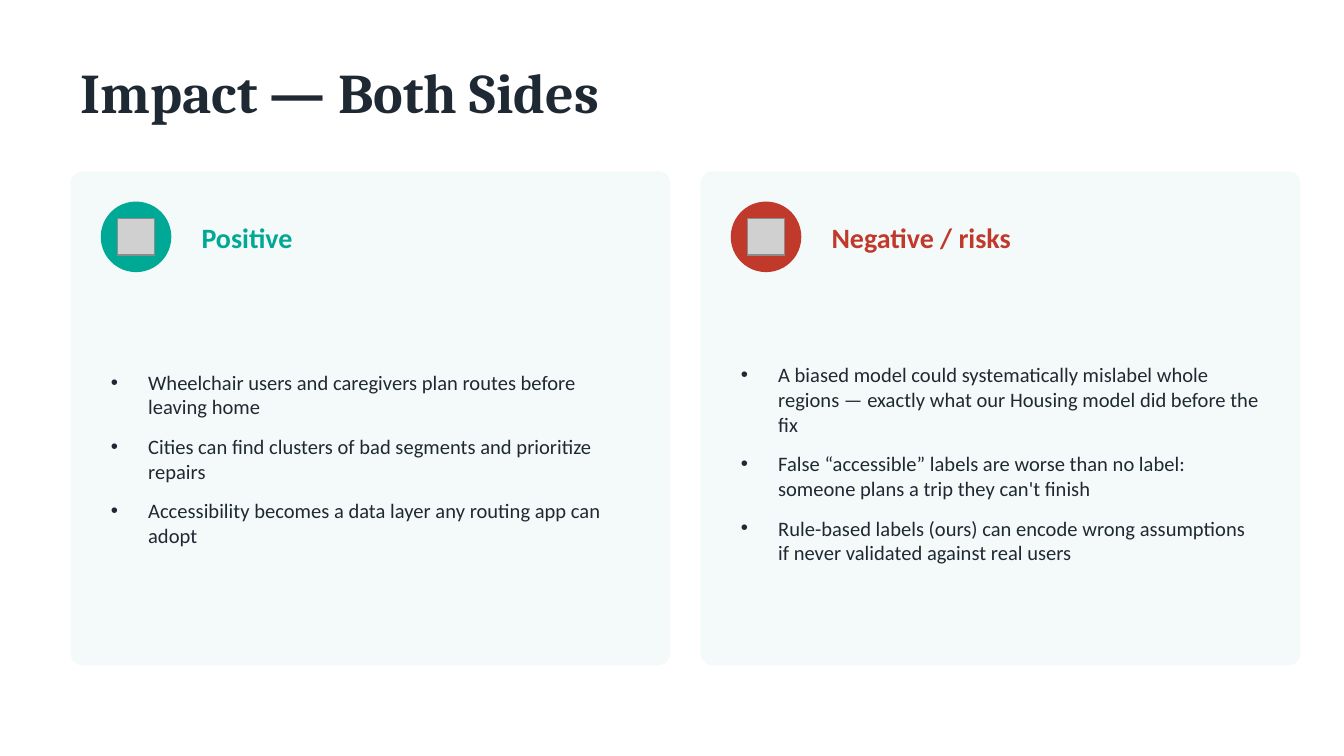
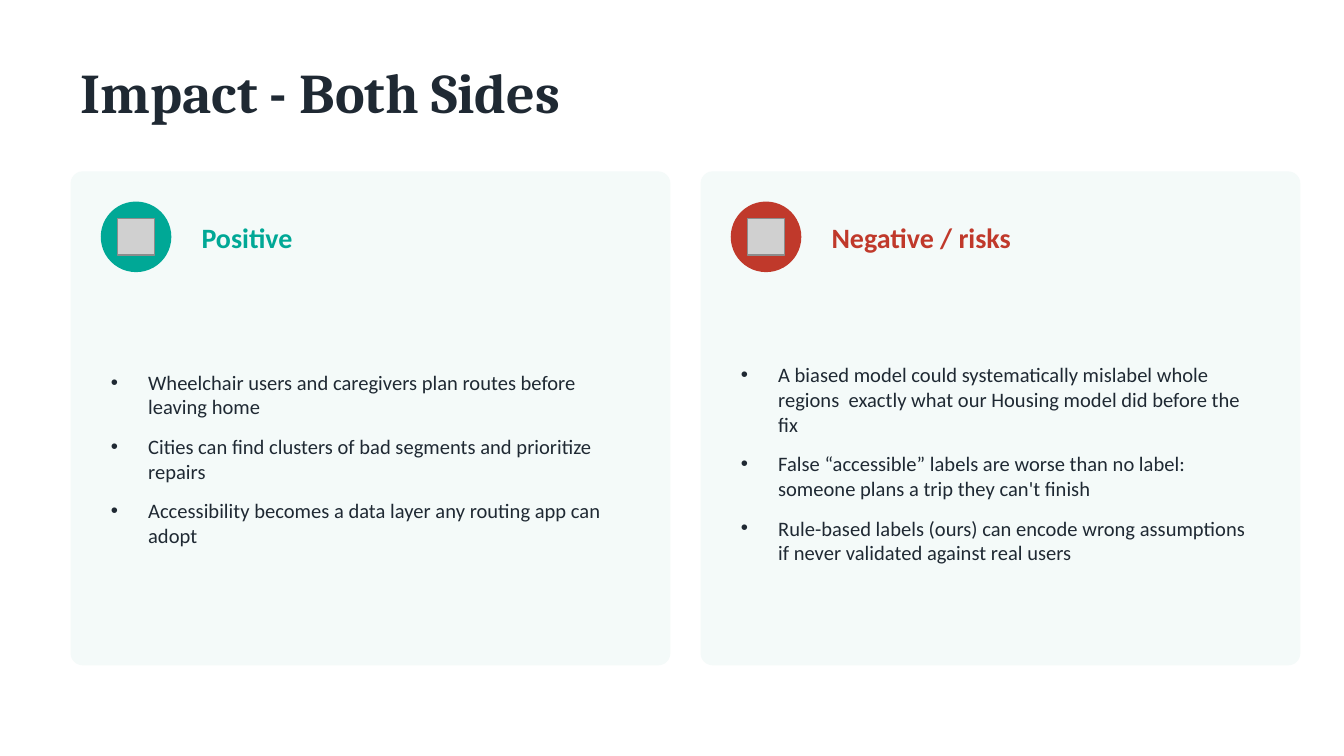
Before and after one commit to zhang-systems/ai4all-accessmap, a slide deck: slide 13 of reports/AccessMap_Final_Presentation.pptx. Drawn at 1344x756 pixels with LibreOffice and Linux fonts; fonts in the diff are those of the drawing; grey boxes stand for pictures; background and template pictures are left out. Boxes give left, top, right and bottom in pixels: in the first picture for what was removed or moved away, otherwise in the second. Text is boxed around its words. In the diff, an @@ line names an element or a change of style, - is before the commit and + after.

```diff
--- a/reports/AccessMap_Final_Presentation.pptx
+++ b/reports/AccessMap_Final_Presentation.pptx
@@ text at (81, 74, 560, 125): text changed @@
-Impact — Both Sides
+Impact - Both Sides
@@ text at (778, 367, 1240, 432): text changed @@
-• A biased model could systematically mislabel whole regions — exactly what our Housing model did before the fix
+• A biased model could systematically mislabel whole regions exactly what our Housing model did before the fix
```
Also in this commit, not shown: 12 other slides changed, 1 other file.
